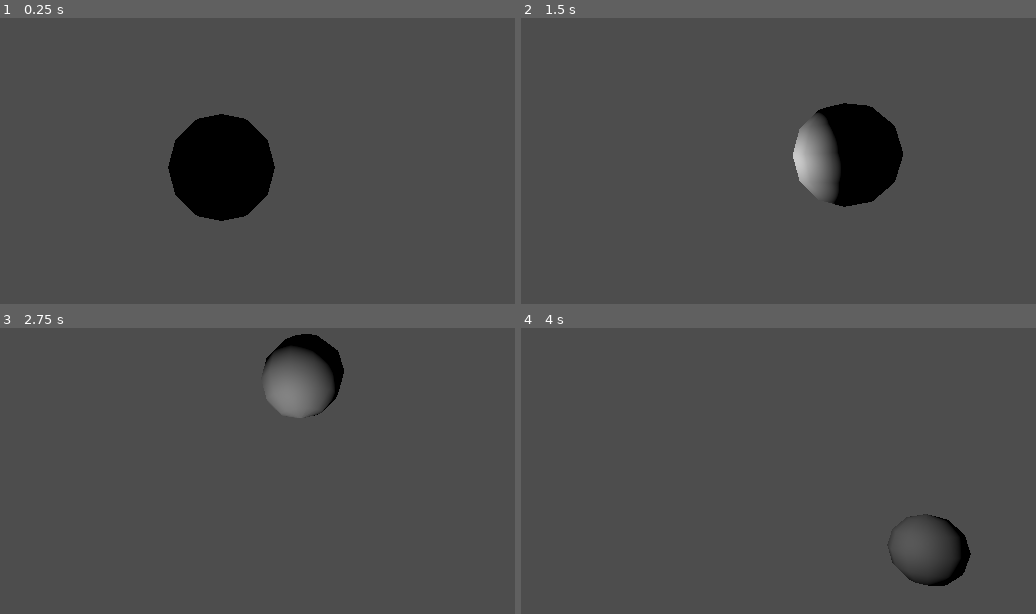
Above: before the commit, frames 1-4 (two rows, left to right).
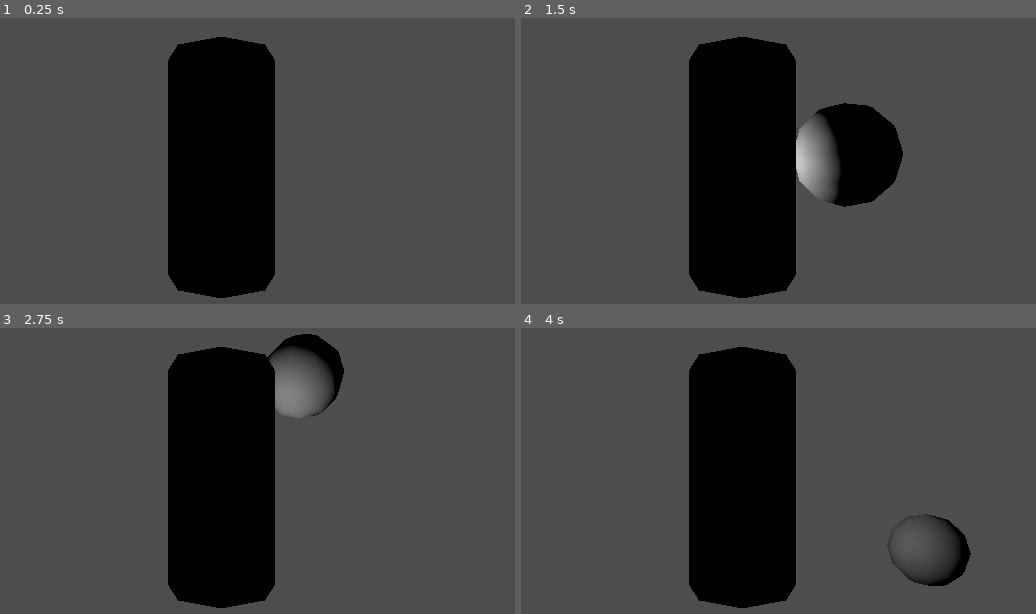
Above: after the commit, the same moments.

Repository: pinguinosod/gse_winterjam2024
Game: Godot game, scene res://main.tscn
The game is run twice, just before and just after one commit, with the same random seed, the same clock (stepped at 60 frames per second) and the same inputs.
Inputs (mouse positions are in pixels of both pictures, inside the frame that each line leads up to):
- Up to frame 1 (0.25 s): no input
- Up to frame 2 (1.5 s): tap Enter at 0.5 s; move the mouse to (917, 143) at 0.52 s; click (917, 143) at 0.67 s; tap Space at 1.25 s; move the mouse to (582, 189) at 1.27 s; click (582, 189) at 1.42 s
- Up to frame 3 (2.75 s): move the mouse to (303, 379) at 2.02 s; click (303, 379) at 2.17 s
- Up to frame 4 (4 s): tap Enter at 2.75 s; move the mouse to (701, 568) at 2.77 s; click (701, 568) at 2.92 s; tap Space at 3.5 s; move the mouse to (984, 545) at 3.52 s; click (984, 545) at 3.67 s

The runs differ from the first frame. In frame 1, 12% of the frame differs, in the area x 32-54%, y 6-98%; in frame 2, 18%; in frame 3, 18%; in frame 4, 18%.

Commit message:
add player and enemy groups

Diff:
--- a/enemies.tscn
+++ b/enemies.tscn
@@ -1,3 +1,8 @@
-[gd_scene format=3 uid="uid://cyysjuf2pl57c"]
+[gd_scene load_steps=2 format=3 uid="uid://cyysjuf2pl57c"]
 
-[node name="Enemies" type="Node3D"]
+[ext_resource type="Script" path="res://scripts/enemies.gd" id="1_1yk5q"]
+
+[node name="Enemy" type="Node3D" groups=["Enemy"]]
+script = ExtResource("1_1yk5q")
+
+[node name="CSGCylinder3D" type="CSGCylinder3D" parent="."]
--- a/player.tscn
+++ b/player.tscn
@@ -2,7 +2,7 @@
 
 [ext_resource type="Script" path="res://scripts/player.gd" id="1_xsb8n"]
 
-[node name="Node3D" type="Node3D"]
+[node name="Player" type="Node3D" groups=["Player"]]
 script = ExtResource("1_xsb8n")
 
 [node name="CSGSphere3D" type="CSGSphere3D" parent="."]
--- /dev/null
+++ b/scripts/enemies.gd
@@ -0,0 +1,11 @@
+extends Node3D
+
+
+# Called when the node enters the scene tree for the first time.
+func _ready() -> void:
+	pass # Replace with function body.
+
+
+# Called every frame. 'delta' is the elapsed time since the previous frame.
+func _process(delta: float) -> void:
+	pass
